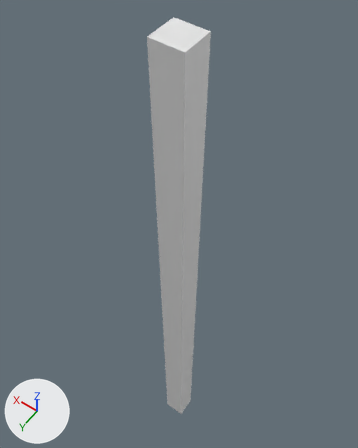
Renders of the FBX model Assets/Art/Assets/Plank_2.fbx from each side of a commit.
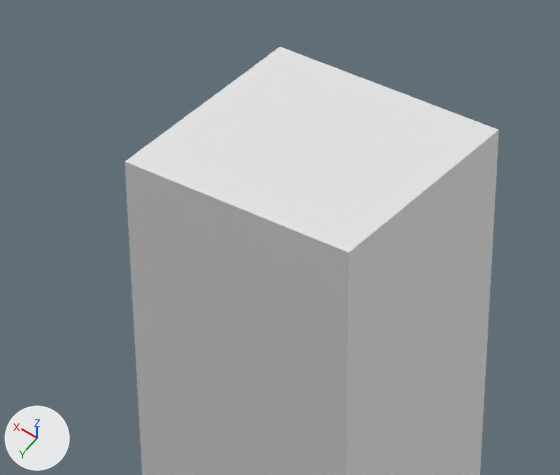
There are two pictures of each version: one whole from a camera (50 mm lens) standing at (-1.15, 1.62, 3.6) and looking at (0.3, -0.42, 0.4), one close up on the part from 35% to 62% of the width and 2% to 20% of the height. Lighting does not change. The marker at lower left points along +X, +Y and +Z. Where no turn or scale is listed for an object, it has been applied to the vertices.

Before the edit, the objects in view are built like this:
```python
me_mesh = bpy.data.meshes.new('Mesh')
me_mesh.from_pydata(...)  # a box spanning x -0.1..0.1, y -0.1..0.1, z -2.4..2.4
ob_plank_2 = bpy.data.objects.new('Plank_2', me_mesh)
ob_plank_2.location = (0.0, 0.0, 0.0)
```
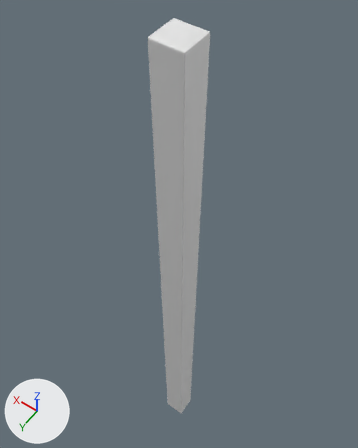
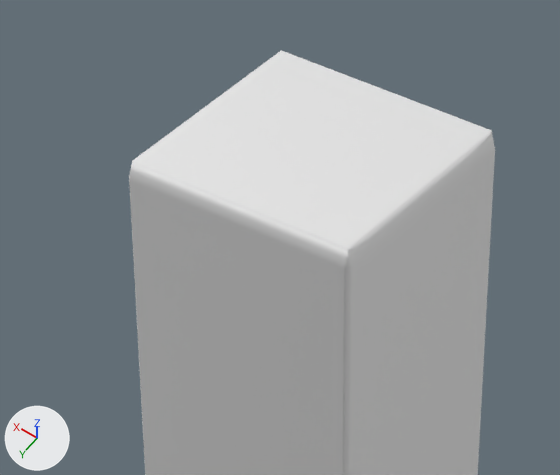
Pixel boxes (x1, y1, x2, y2) of what changed, in the close-ups (560 x 475 px):
'Plank_2', reshaped: before (125, 47, 499, 475); after (129, 50, 495, 475)
part 1 of me_mesh, added: after (129, 50, 495, 475)

The change, as a diff of the scene's bpy script:
```diff
--- a/Assets/Art/Assets/Plank_2.fbx.py
+++ b/Assets/Art/Assets/Plank_2.fbx.py
@@ me_mesh @@
 # used by ob_plank_2; location = (0.0, 0.0, 0.0)
-me_mesh.from_pydata(...)  # 8 vertices, 6 faces; spans x -0.1..0.1, y -0.1..0.1, z -2.4..2.4
+me_mesh.from_pydata(...)  # 64 vertices, 54 faces; spans x -0.1..0.1, y -0.1..0.1, z -2.4..2.4
+# me_mesh part 1: a new loose piece of 56 vertices spanning x -0.1..0.1, y -0.1..0.1, z -2.4..2.4
+# me_mesh part 2: the surface is now shaded smooth
```
